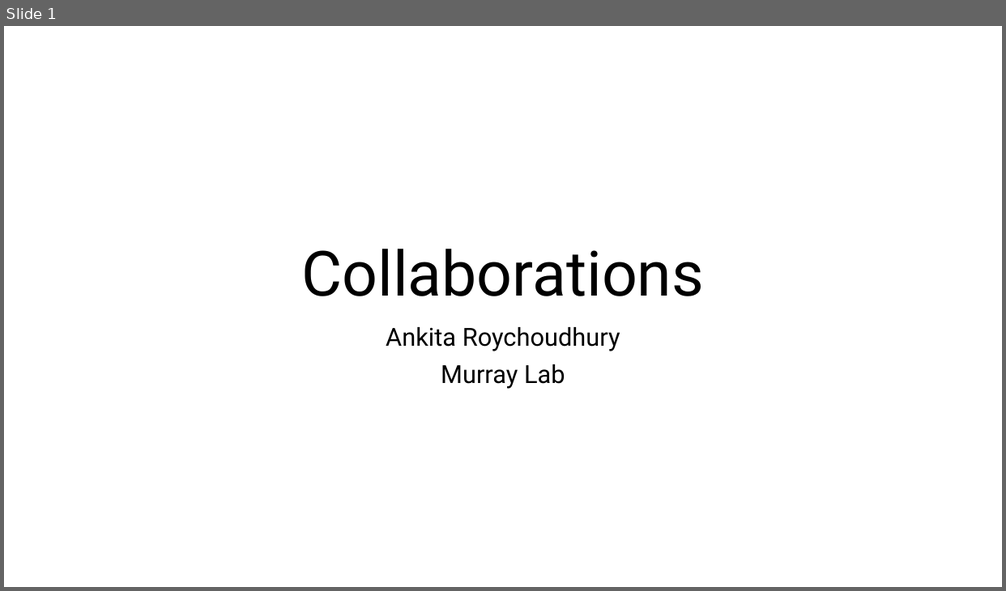
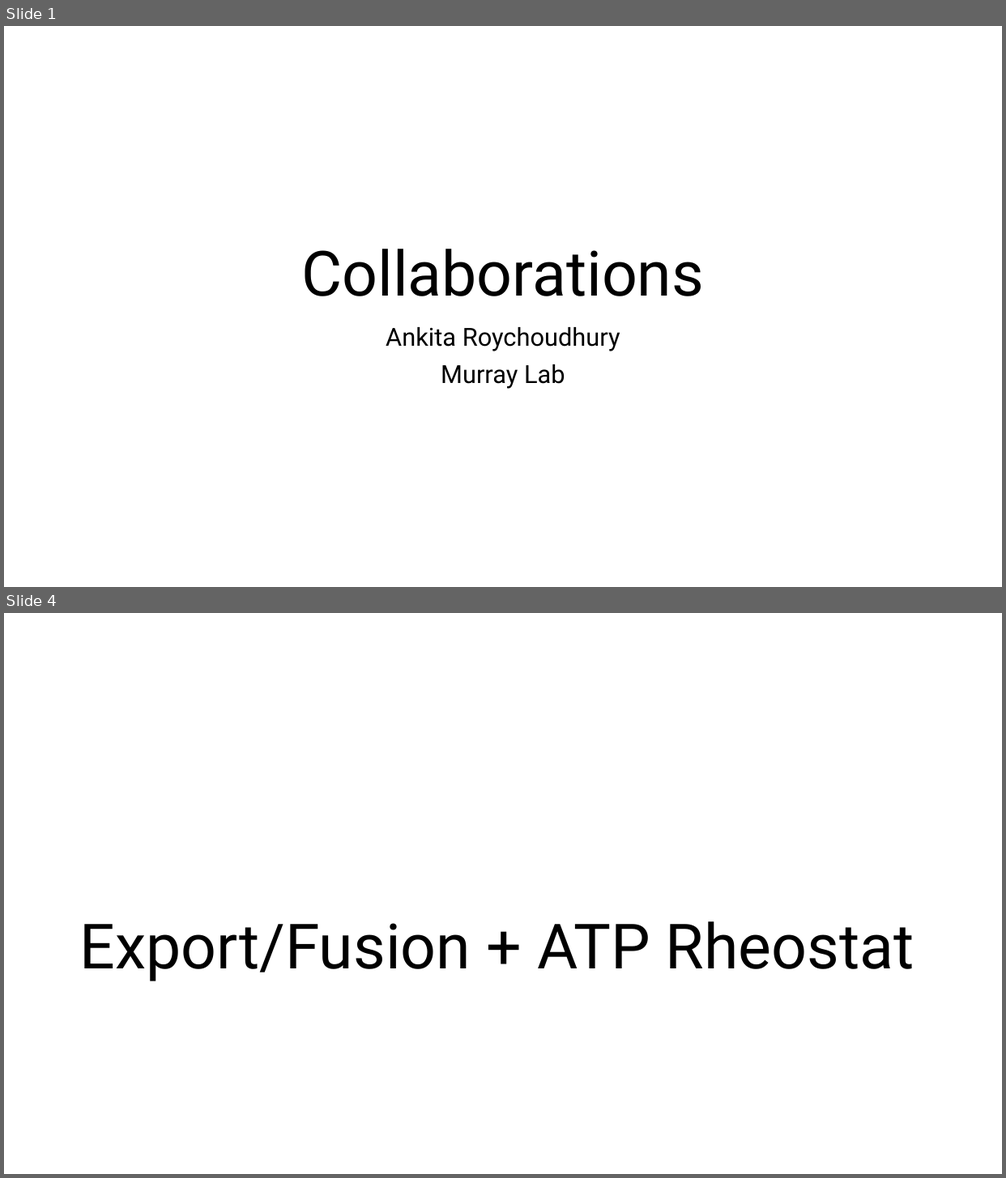
Before and after one commit to AnkitaRoychoudhury/ug_murray, a slide deck: miscellaneous/presentations/20200802_collabs.pptx. Shown one above the other, each under a label of ours: slide 1 before the commit, slides 1 and 4 after it; the slides between them are not shown. The pictures are 1006x591 and 1006x1178 pixels, drawn with LibreOffice and Linux fonts; fonts in the diff are those of the drawing. Boxes give left, top, right and bottom in pixels: in the first picture for what was removed or moved away, otherwise in the second. Text is boxed around its words. In the diff, an @@ line names an element or a change of style, - is before the commit and + after.

```diff
--- a/miscellaneous/presentations/20200802_collabs.pptx
+++ b/miscellaneous/presentations/20200802_collabs.pptx
@@ slide 4 added at [4,613,1002,1174], background #FFFFFF @@
@@ title added at [79,922,914,982], 60 pt, text #000000 @@
+Export/Fusion + ATP Rheostat
```
Also in this commit, not shown: 1 slide changed, 3 other slides added, 1 slide removed, 8 other files.
